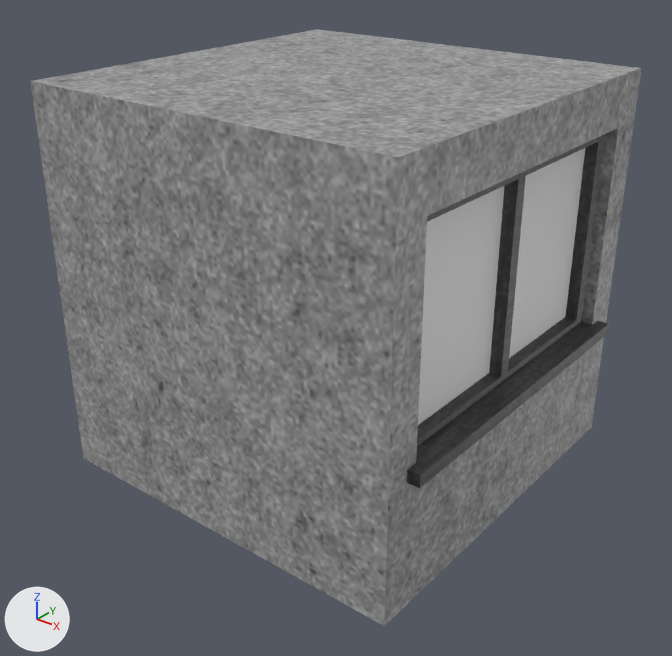
Renders of the FBX model MovementBased URP/Assets/3D Models/Window1.fbx from each side of a commit.
Camera for both pictures: a 50 mm camera at (5.39, -6.89, 5.64) aimed at (0.07, -0.24, 1.52). Arrows for +X, +Y and +Z are at lower left; the lights stay in place. The first picture is the older version. Where no turn or scale is listed for an object, it has been applied to the vertices.
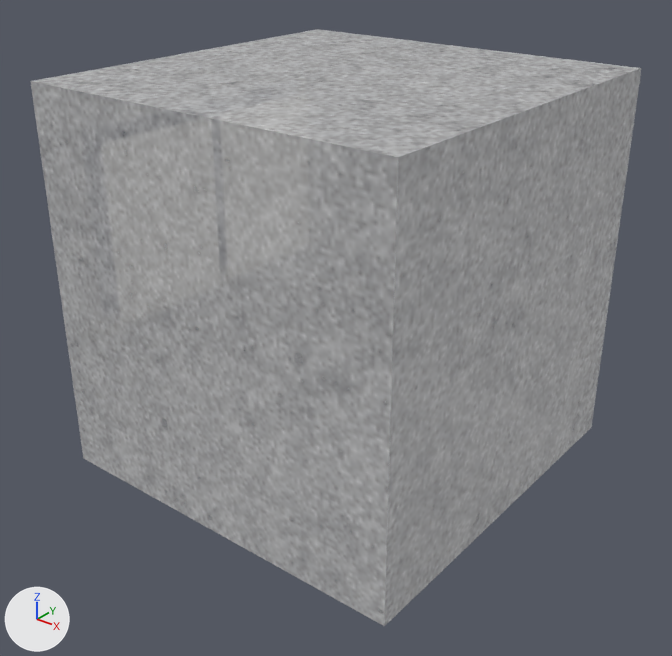
Where the newer file only moved an object's origin or applied its transform, the numbers keep the older frame.

Edits to the bpy script that builds the scene:
```text
Change img_concrete512_png:
    img_concrete512_png: load_image('Concrete512.png', '../Materials/Textures/Concrete512.png', 512, 512, 'sRGB') -> load_image('Concrete512.png', '../Materials/Textures/Concrete512.png', 512, 512, 'Non-Color')
Change img_metal512_png:
    img_metal512_png: load_image('Metal512.png', '../Materials/Textures/Metal512.png', 512, 512, 'sRGB') -> load_image('Metal512.png', '../Materials/Textures/Metal512.png', 512, 512, 'Non-Color')
Change mat_concrete:
    add n3 = _N.new('ShaderNodeTexImage'); n3.name = 'Image Texture.001'
    add n3.image = img_concrete512_png
    where n0 = _N.new('ShaderNodeBsdfPrincipled'); n0.name = 'Principled BSDF'
    add _L.new(n3.outputs[0], n0.inputs[4])  # 'Color' to 'Alpha'
Change mat_metal:
    add n3 = _N.new('ShaderNodeTexImage'); n3.name = 'Image Texture.001'
    add n3.image = img_metal512_png
    where n0 = _N.new('ShaderNodeBsdfPrincipled'); n0.name = 'Principled BSDF'
    add _L.new(n3.outputs[0], n0.inputs[4])  # 'Color' to 'Alpha'
Change me_cube_001:
    used by ob_cube; location = (0.0, 0.0, 1.99)
    remove me_cube_001.from_pydata(...)  # 80 vertices, 75 faces; spans x -2.0..2.12, y -2.0..2.0, z -1.99..2.01
    add me_cube_001.from_pydata(...)  # 80 vertices, 75 faces; spans x -2.13..2.0, y -2.0..2.0, z -1.99..2.01
    me_cube_001 part 1: the whole mesh is turned 180 degrees about the z axis through the mesh origin
```

Where the change shows, as pixel boxes (x1, y1, x2, y2) in the pictures (672 x 656 px):
'Cube', surface changed, turned
    both: (30, 29, 642, 626)
